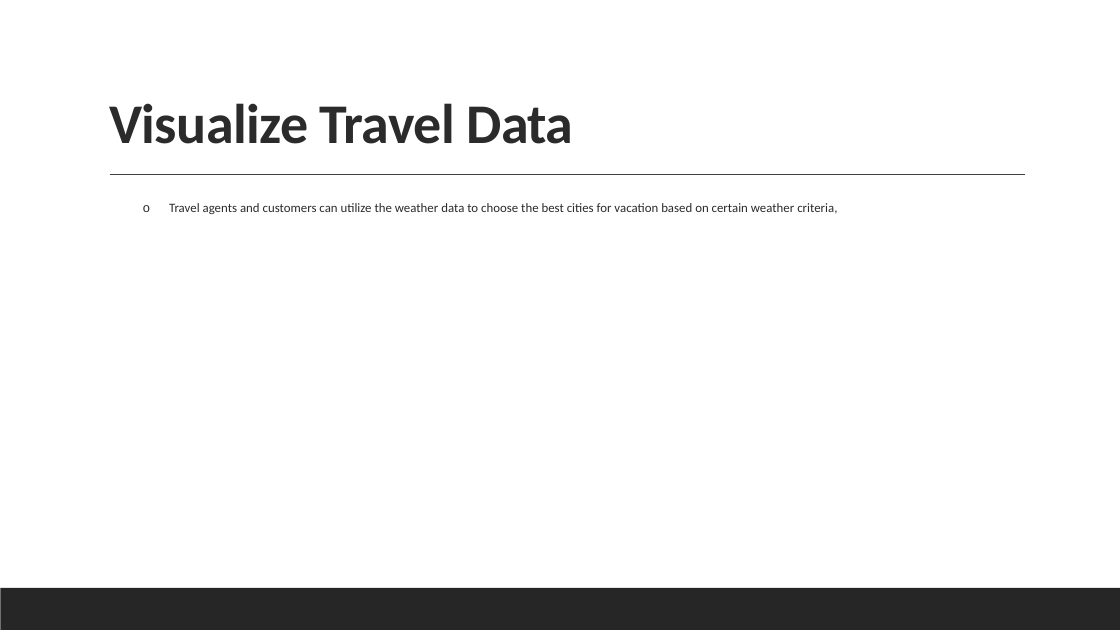
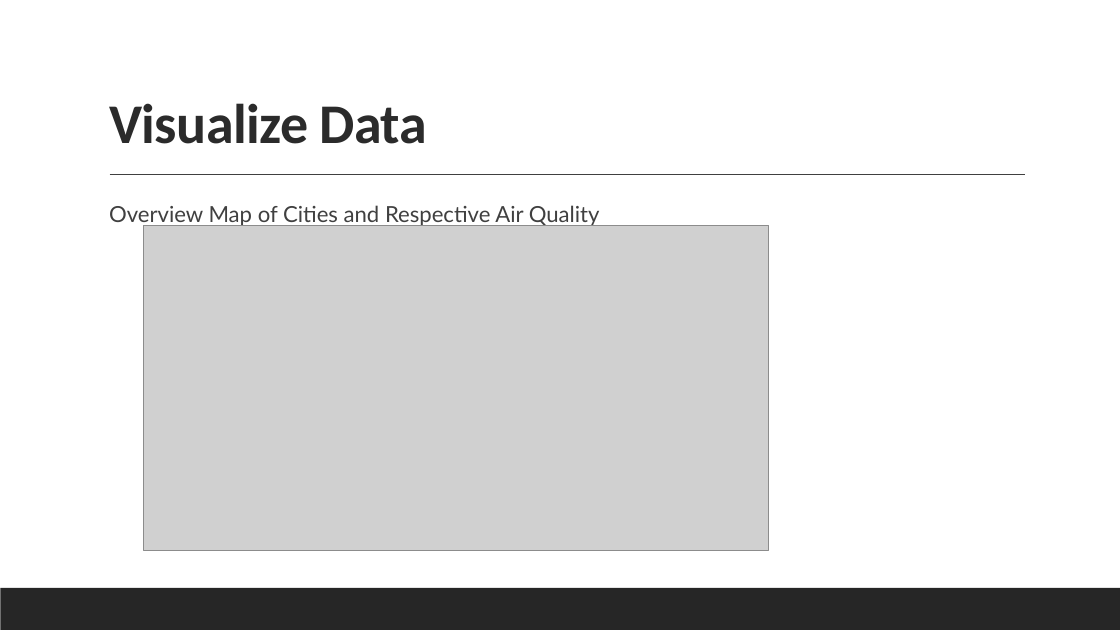
Before and after one commit to LouFoster/Group-C_FinalProject, a slide deck: slide 13 of C-Group v3_Final.pptx (slide 14 before the commit). Drawn at 1120x630 pixels with LibreOffice and Linux fonts; fonts in the diff are those of the drawing; grey boxes stand for pictures. Boxes give left, top, right and bottom in pixels: in the first picture for what was removed or moved away, otherwise in the second. Text is boxed around its words. In the diff, an @@ line names an element or a change of style, - is before the commit and + after.

```diff
--- a/C-Group v3_Final.pptx
+++ b/C-Group v3_Final.pptx
@@ title at (109, 103, 427, 144): text changed @@
-Visualize Travel Data
+Visualize Data
@@ text at (109, 205, 600, 228): text changed; size 11 to 19 pt; font Calibri to Lato; text colour #2B2B2B to #404040 @@
-  o Travel agents and customers can utilize the weather data to choose the best cities for vacation based on certain weather criteria,
+  Overview Map of Cities and Respective Air Quality
@@ picture added at (144, 225, 769, 550) @@
```
Also in this commit, not shown: 2 other slides changed, 1 slide added, 2 slides removed.
